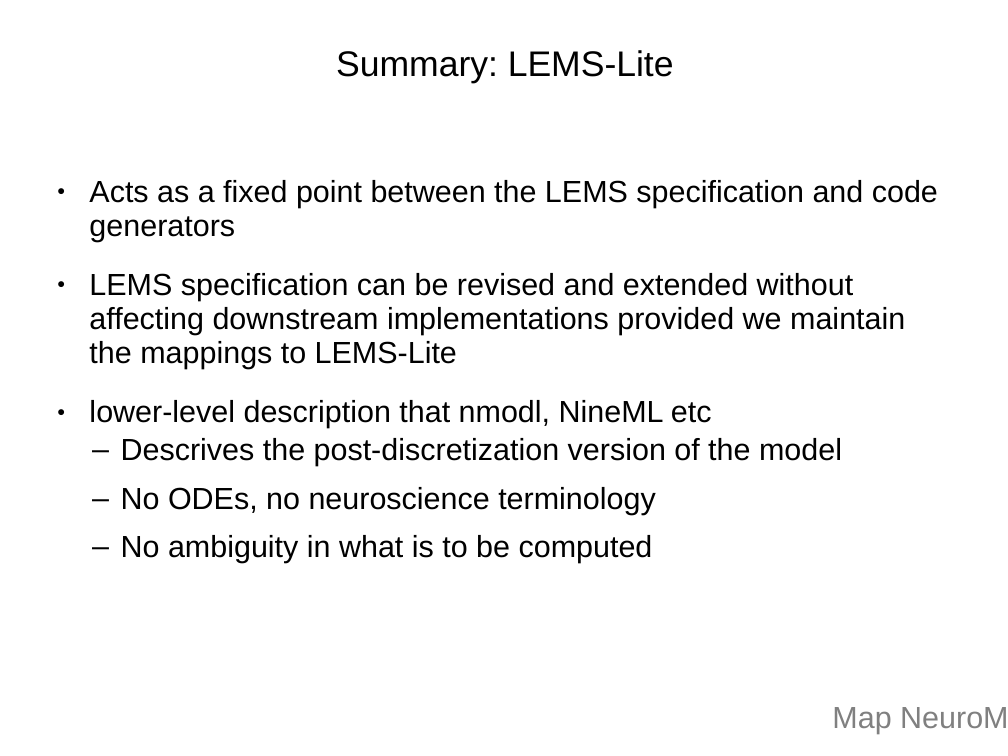
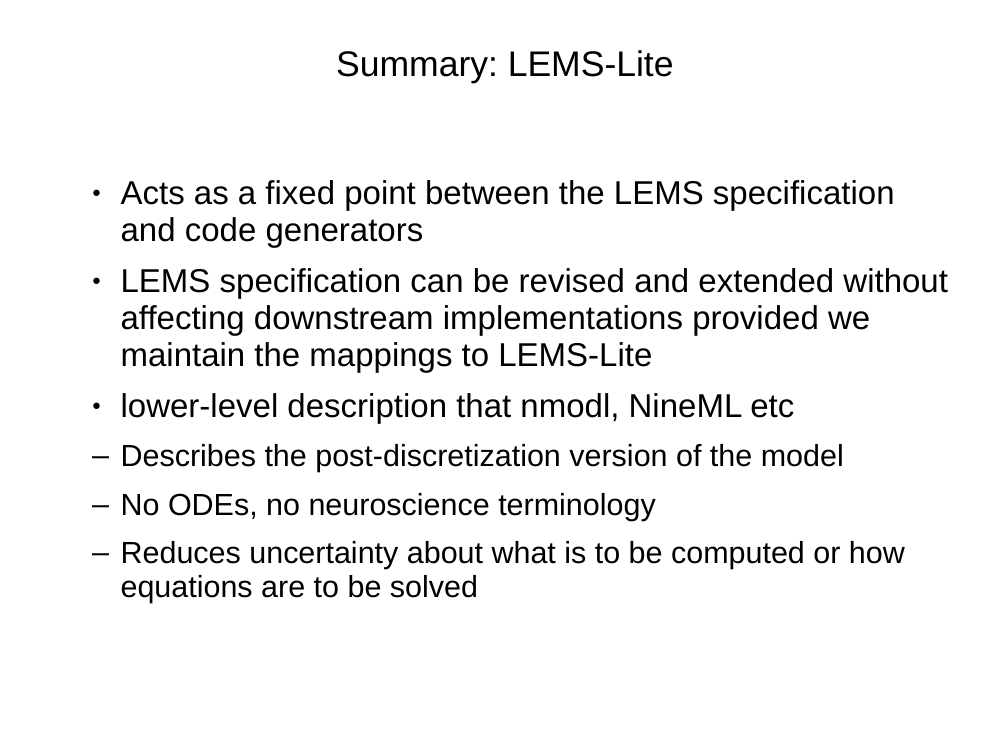
Before and after one commit to robertcannon/jldLEMS, a slide deck: slide 8 of docs/presentations/lems-lems-lite.odp. Drawn at 1008x756 pixels with LibreOffice and Linux fonts; fonts in the diff are those of the drawing. Boxes give left, top, right and bottom in pixels: in the first picture for what was removed or moved away, otherwise in the second. Text is boxed around its words. In the diff, an @@ line names an element or a change of style, - is before the commit and + after.

Commit message:
Preparation for extended cells.

```diff
--- a/docs/presentations/lems-lems-lite.odp
+++ b/docs/presentations/lems-lems-lite.odp
@@ text at bbox=[121, 180, 948, 424]: size 24 to 26 pt in "Acts as a fixed point between the ...", "LEMS specification can be revised and extended ...", "lower-level description that nmodl, NineML etc"; indent changed; less space between paragraphs @@
@@ text at bbox=[121, 444, 844, 472]: text changed @@
-  – Descrives the post-discretization version of the model
+  – Describes the post-discretization version of the model
@@ text at bbox=[121, 541, 905, 603]: text changed @@
-  – No ambiguity in what is to be computed
+  – Reduces uncertainty about what is to be computed or how equations are to be solved
@@ text removed at bbox=[832, 707, 891, 734] @@
-Map NeuroML/LEMS models to existing tools, such as Neuron
```
Also in this commit, not shown: 3 other slides changed, 1 slide added, 1 slide removed, 7 other files.
